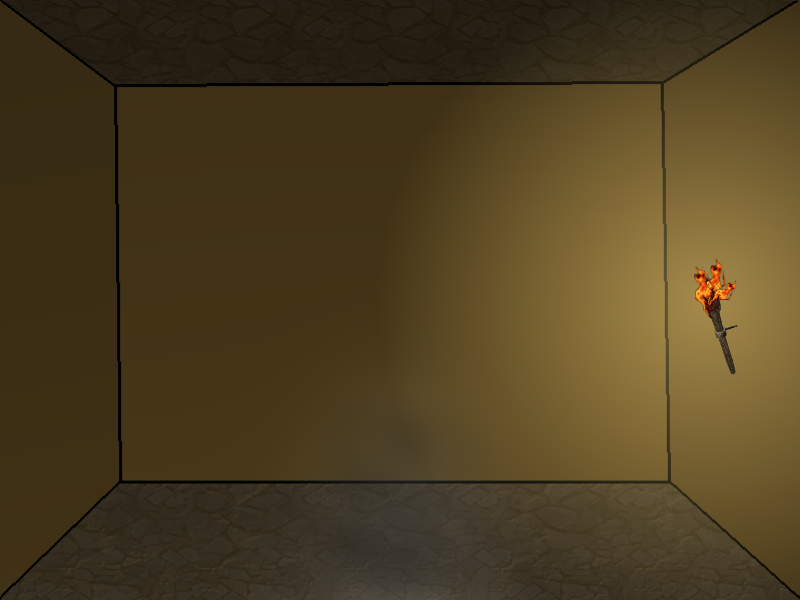
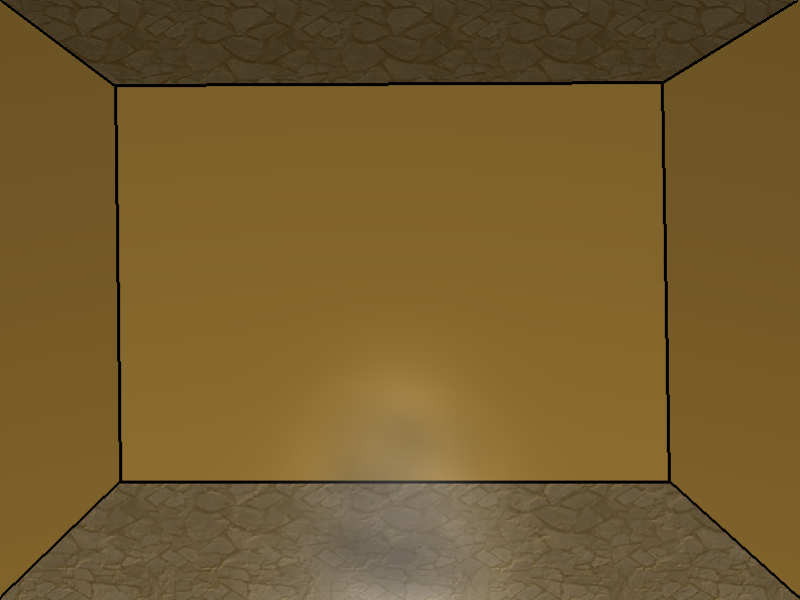
Layer changes from the first 800px x 600px image to the second:
hid "flames" over [693, 258, 739, 319]
hid "Torch" over [698, 276, 738, 375]
hid "Clipboard #2" over [0, 0, 800, 600]
